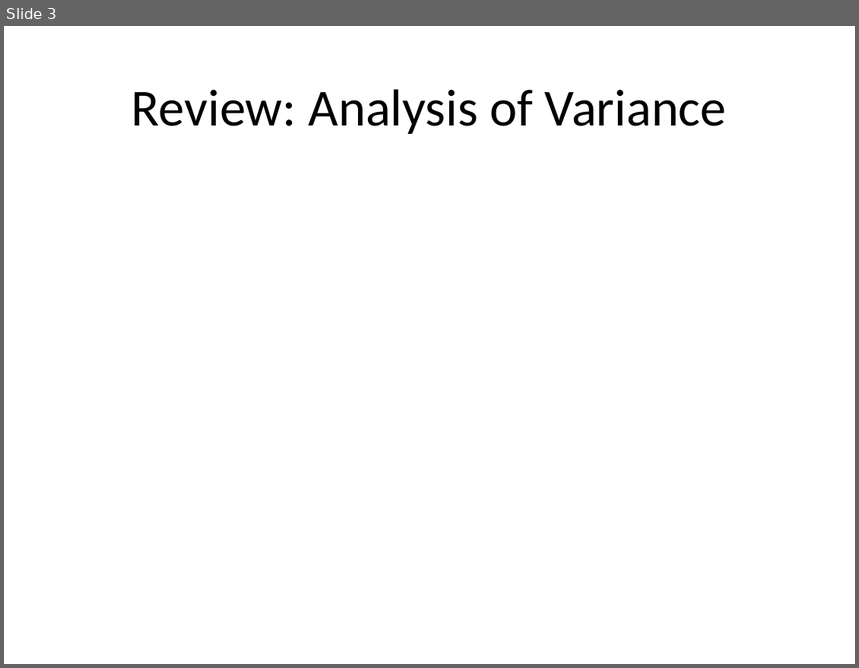
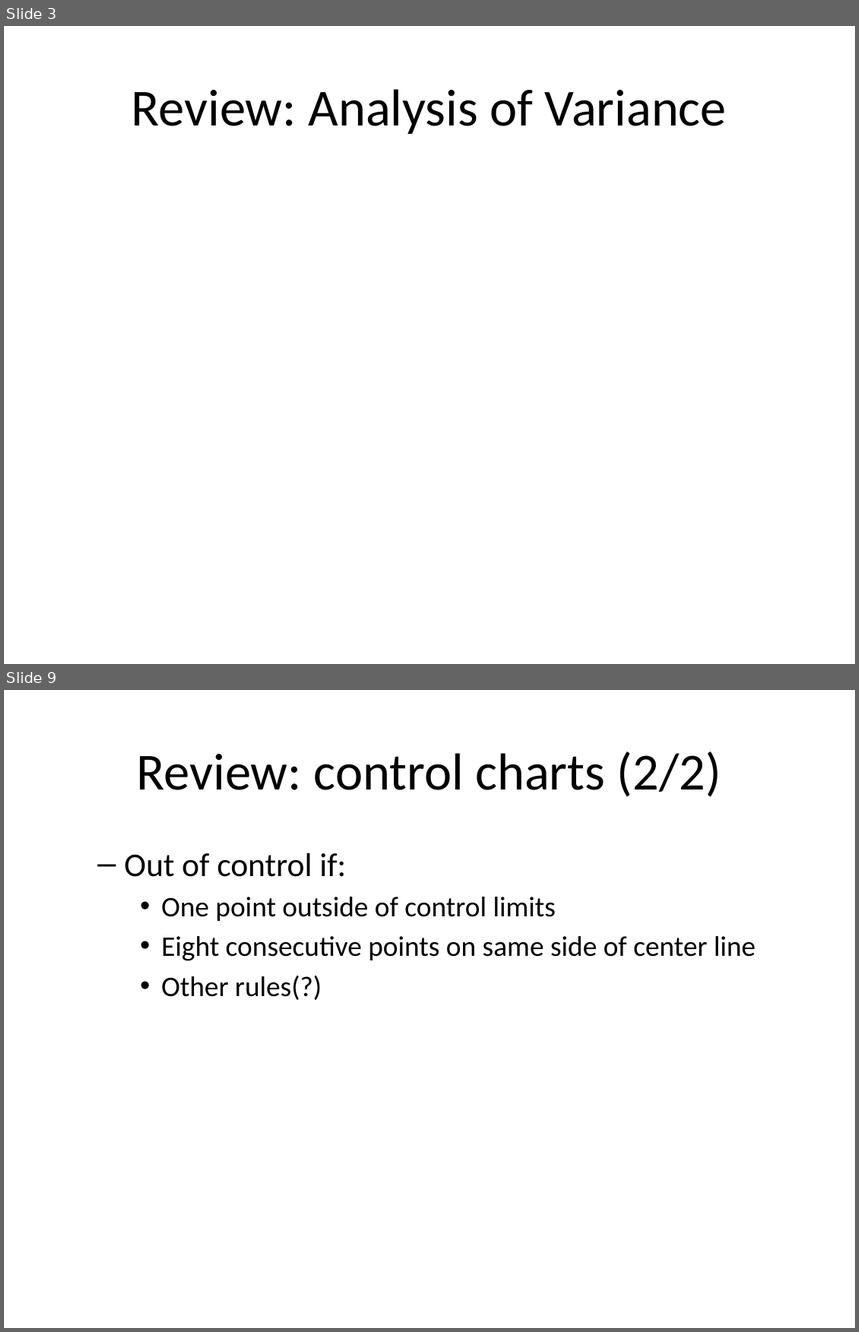
Before and after one commit to pmean/papers-and-presentations, a slide deck: anom/anom-talk.pptx. Shown one above the other, each under a label of ours: slide 3 before the commit, slides 3 and 9 after it; the slides between them are not shown. The pictures are 859x668 and 859x1332 pixels, drawn with LibreOffice and Linux fonts; fonts in the diff are those of the drawing. Boxes give left, top, right and bottom in pixels: in the first picture for what was removed or moved away, otherwise in the second. Text is boxed around its words. In the diff, an @@ line names an element or a change of style, - is before the commit and + after.

```diff
--- a/anom/anom-talk.pptx
+++ b/anom/anom-talk.pptx
@@ slide 9 added at [4,690,855,1328], background #FFFFFF @@
@@ title added at [137,752,721,797], 44 pt, text #000000 @@
+Review: control charts (2/2)
@@ text added at [124,853,756,1000], 24 pt, text #000000 @@
+  – Out of control if:
+    • One point outside of control limits
+    • Eight consecutive points on same side of center line
+    • Other rules(?)
```
Also in this commit, not shown: 2 slides changed, 18 other slides added, 12 other files.
